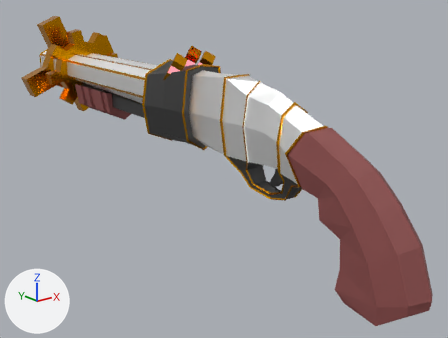
What one commit did to the Blender file Models/Guns/mdl_shotgun.blend.
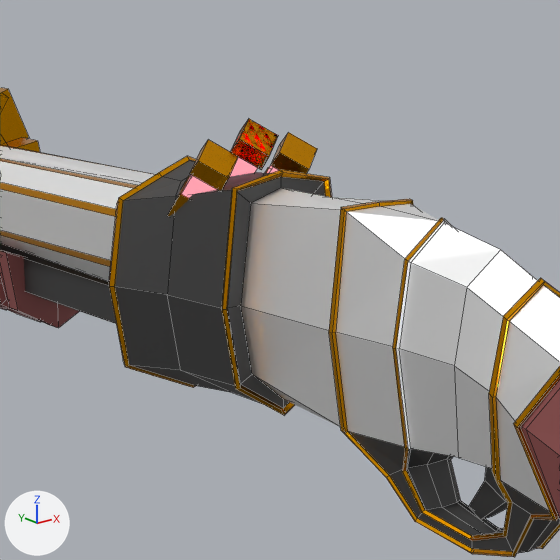
Each version appears first whole from a camera (50 mm lens) standing at (-0.251, -0.239, 0.117) and looking at (0.016, 0.095, -0.016), and next in a close-up on the part from 23% to 67% of the width and 1% to 60% of the height. The lights are fixed; the arrows at lower left show +X, +Y and +Z. The close-ups show mesh edges as thin lines.

Names of what the first close-up shows: 'BigRing', 'Body', 'Cube', 'Fuse', 'Pump'.
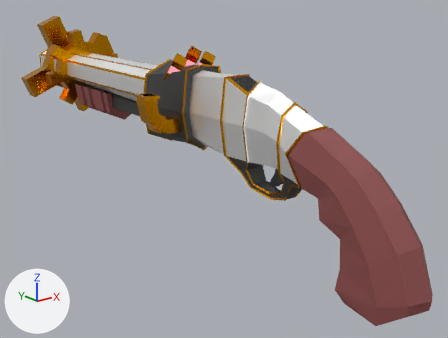
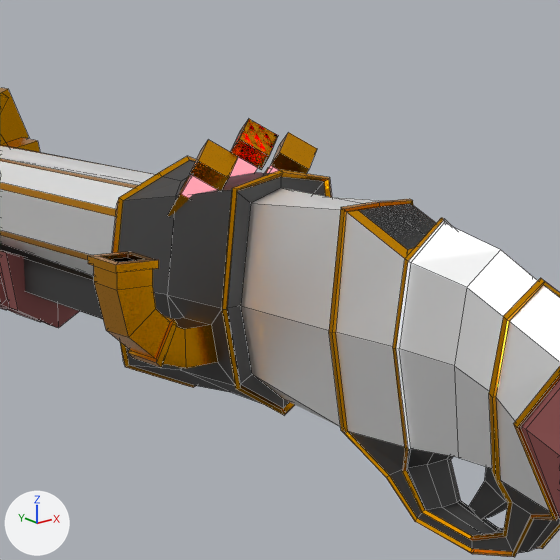
Boxes [x1, y1, x2, y2] around the edits, measured in the close-ups (560 x 560 px):
```json
{"part": 1, "of": "me_cube", "change": "built on", "before": [167, 203, 438, 385], "after": [88, 203, 436, 385]}
```

The change, as JSON lines over the scene's bpy script:
```json
{"op": "add", "block": "mat_grating", "code": ["mat_grating = principled_material('Grating')", "mat_grating.base_color = (0.109, 0.109, 0.109)  # dark grey #5d5d5d", "mat_grating.alpha = 0.376"]}
{"block": "me_cube", "where": "# used by ob_body; location = (0.0, 0.0, 0.0); rotation_euler = (0.0, 0.0, -3.142), in degrees (0, 0, -180)"}
{"op": "remove", "block": "me_cube", "code": "me_cube.from_pydata(...)  # 510 vertices, 499 faces; spans x -0.025..0.025, y -0.329..0.09, z -0.057..0.06"}
{"op": "add", "block": "me_cube", "code": "me_cube.from_pydata(...)  # 574 vertices, 565 faces; spans x -0.025..0.043, y -0.329..0.09, z -0.057..0.06"}
{"block": "me_cube", "change": "me_cube part 1"}
{"block": "me_cube", "change": "3 faces are deleted"}
{"block": "me_cube", "change": "1 vertex moves from x 0.0, y -0.04, z 0.055 to x 0.0, y -0.04, z 0.05"}
{"block": "me_cube", "change": "50 vertices are added at x -0.007..0.043, y -0.115..-0.042, z 0.014..0.056"}
{"block": "me_cube", "change": "9 new vertices lie (0.0, 0.011, 0.0) away from vertices in x 0.024..0.042, y -0.114, z 0.014..0.04"}
{"block": "me_cube", "change": "5 new vertices lie (0.007, 0.0, 0.0) away from vertices in x -0.007..0.034, y -0.112..-0.059, z 0.041..0.056"}
{"block": "me_cube", "change": "60 new faces join them, mat_trim (orange #e79c00)"}
{"block": "me_cube", "change": "4 new faces join them, mat_accent (dark grey #616161)"}
{"block": "me_cube", "change": "3 new faces join them, mat_hole"}
{"block": "me_cube", "change": "2 new faces join them, mat_grating (dark grey #5d5d5d)"}
{"op": "add", "block": "me_cube", "code": "me_cube.materials.append(mat_grating)  # dark grey #5d5d5d"}
```
